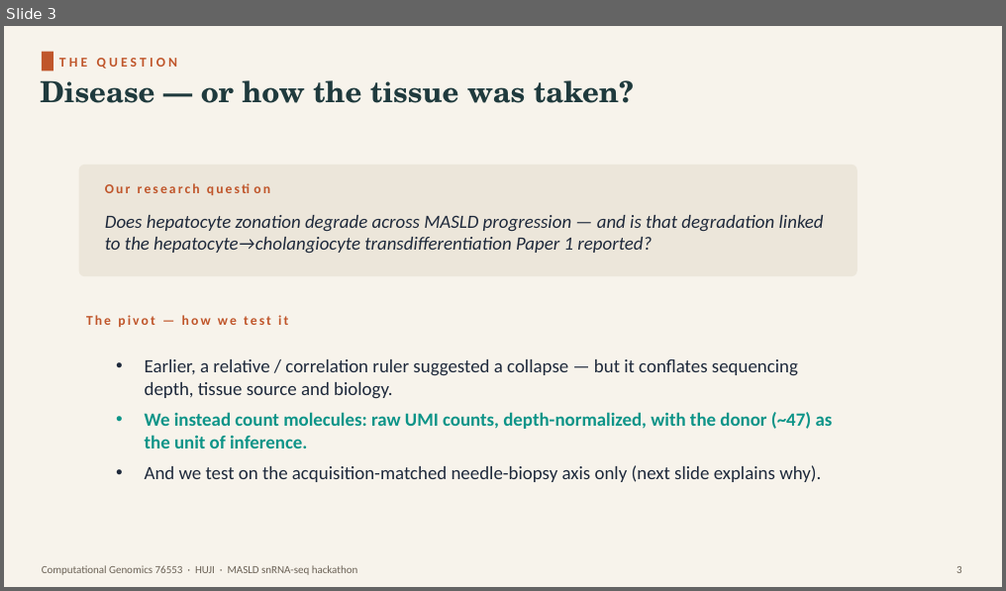
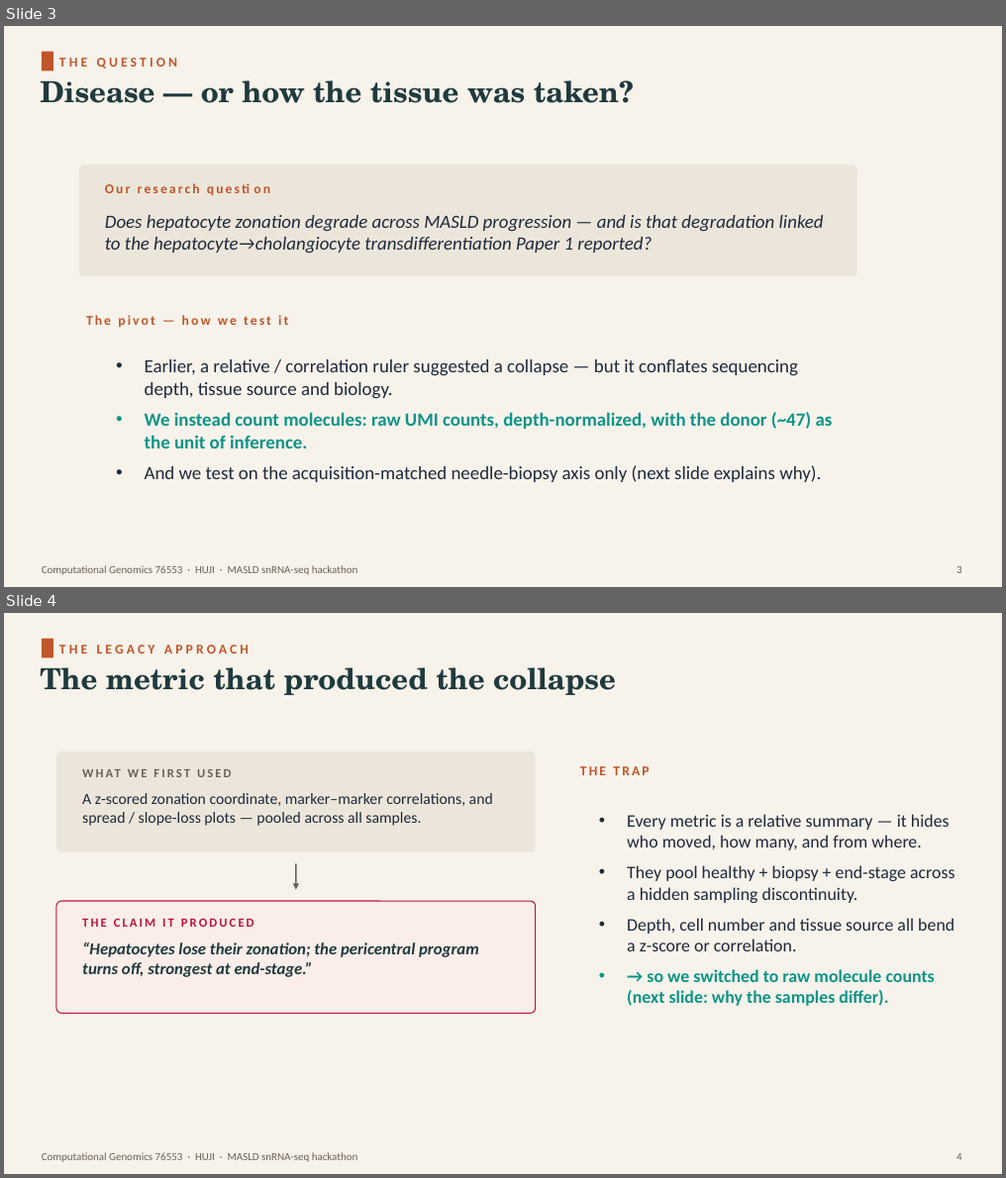
Before and after one commit to roeetekoah/liver-zonation, a slide deck: presentation/MASLD_zonation.pptx. Shown one above the other, each under a label of ours: slide 3 before the commit, slides 3 and 4 after it. The pictures are 1006x591 and 1006x1178 pixels, drawn with LibreOffice and Linux fonts; fonts in the diff are those of the drawing. Boxes give left, top, right and bottom in pixels: in the first picture for what was removed or moved away, otherwise in the second. Text is boxed around its words. In the diff, an @@ line names an element or a change of style, - is before the commit and + after.

```diff
--- a/presentation/MASLD_zonation.pptx
+++ b/presentation/MASLD_zonation.pptx
@@ slide 4 added at (4, 613, 1002, 1174), background #F7F3EB @@
@@ rectangle added at (42, 639, 54, 658), fill #C0562B @@
@@ text added at (40, 667, 616, 695), 28 pt, text #1F3A3D, bold @@
+The metric that produced the collapse
@@ text added at (59, 645, 249, 654), 13 pt, text #C0562B, bold @@
+THE LEGACY APPROACH
@@ rounded rectangle added at (56, 752, 536, 853), fill #ECE6DA @@
@@ text added at (75, 761, 517, 783), 12 pt, text #6B6256, bold @@
+WHAT WE FIRST USED
@@ text added at (580, 766, 648, 775), 13 pt, text #C0562B, bold @@
+THE TRAP
@@ text added at (82, 793, 493, 826), 15 pt, text #1E293B @@
+A z-scored zonation coordinate, marker–marker correlations, and spread / slope-loss plots — pooled across all samples.
@@ text added at (627, 814, 954, 1006), 17 pt, text #1E293B @@
+• Every metric is a relative summary — it hides who moved, how many, and from where.
+• They pool healthy + biopsy + end-stage across a hidden sampling discontinuity.
+• Depth, cell number and tissue source all bend a z-score or correlation.
+• → so we switched to raw molecule counts (next slide: why the samples differ).
@@ arrow added from (296, 863) to (296, 890), #6B6256 1.6 pt @@
@@ rounded rectangle added at (56, 901, 536, 1014), fill #FBEEE9, outline #BE123C 1 pt @@
@@ text added at (82, 918, 254, 927), 12 pt, text #BE123C, bold @@
+THE CLAIM IT PRODUCED
@@ text added at (82, 943, 479, 977), 16 pt, text #1F3A3D, bold, italic @@
+“Hepatocytes lose their zonation; the pericentral program turns off, strongest at end-stage.”
@@ text added at (42, 1153, 358, 1162), 10.5 pt, text #6B6256 @@
+Computational Genomics 76553 · HUJI · MASLD snRNA-seq hackathon
@@ text added at (956, 1154, 962, 1160), 10.5 pt, text #6B6256 @@
+4
```
Also in this commit, not shown: 8 slides changed, 1 other slide added, 4 other files.
